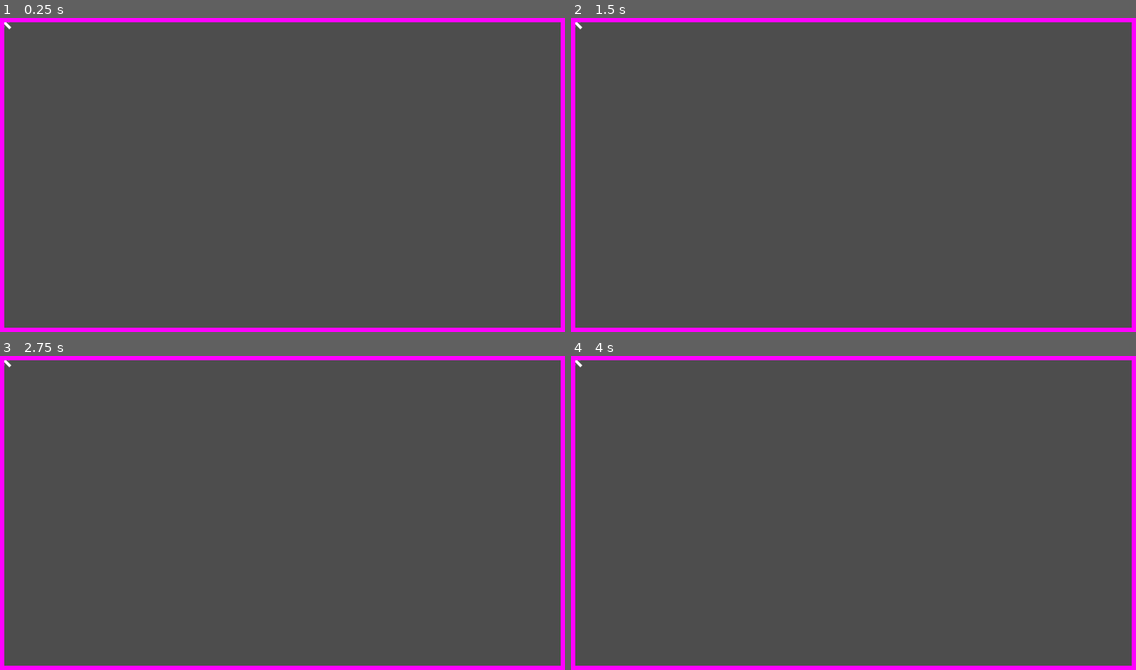
Above: before the commit, frames 1-4 (two rows, left to right).
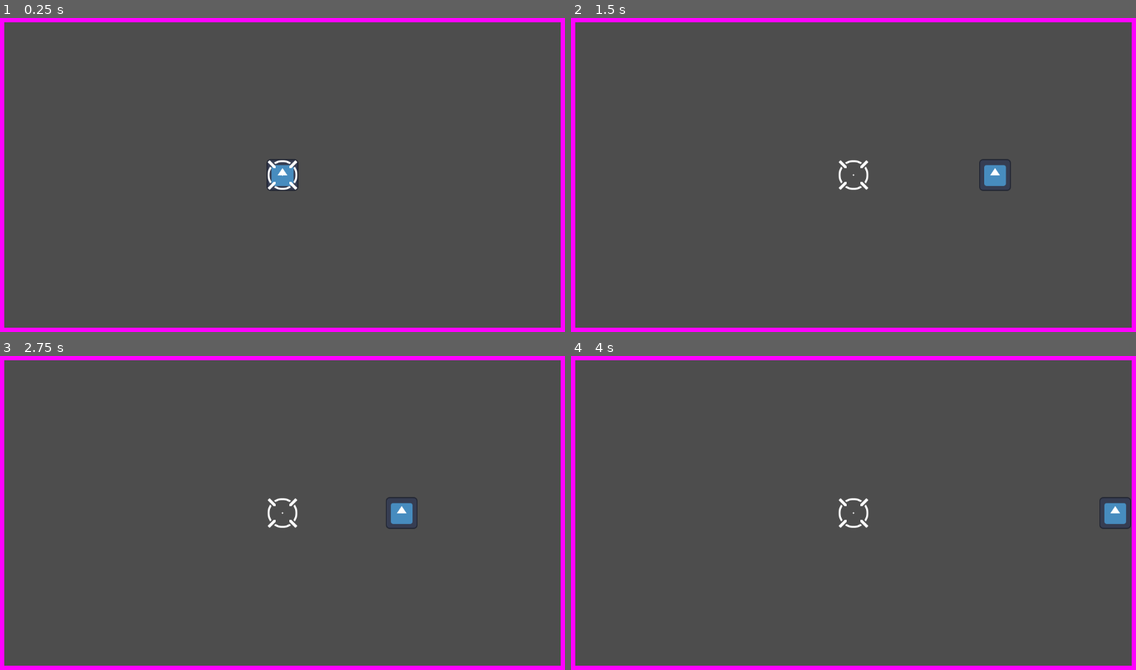
Above: after the commit, the same moments.

Repository: Fox-Alpha/Godot-4-Roguelike-Multiplayer
Game: Godot game, scene res://main.tscn
The game is run twice, just before and just after one commit, with the same random seed, the same clock (stepped at 60 frames per second) and the same inputs. The engine's default icon, where the game draws it, is replaced by a stand-in: a white triangle on a blue panel in a dark square.
Inputs:
- Up to frame 1 (0.25 s): no input
- Up to frame 2 (1.5 s): tap Enter (ui_accept) at 0.5, 0.77 s; hold Right (ui_right) from 0.53 s (still down)
- Up to frame 3 (2.75 s): tap Enter (ui_accept) at 1.52 s; release Right (ui_right) at 2.03 s; hold Left (ui_left) from 2.03 s (still down)
- Up to frame 4 (4 s): release Left (ui_left) at 2.78 s; hold Right (ui_right) from 2.78 s (still down); tap Enter (ui_accept) at 3.02, 3.77 s

The runs differ from the first frame. In frame 1, 0.5% of the frame differs, in the area x 0-53%, y 1-56%; in frame 2, 0.5%; in frame 3, 0.5%, in the area x 0-74%, y 1-56%; in frame 4, 0.5%.

Commit message:
Add: Script for crosshaircenter

Diff:
--- /dev/null
+++ b/2-prototype-projects/prot_godot_4_3_dev1/centernode2d.gd
@@ -0,0 +1,12 @@
+extends Node2D
+
+
+# Called when the node enters the scene tree for the first time.
+func _ready():
+	global_position = get_tree().current_scene.get_viewport().get_visible_rect().get_center()
+	pass # Replace with function body.
+
+
+# Called every frame. 'delta' is the elapsed time since the previous frame.
+func _process(delta):
+	pass
--- a/2-prototype-projects/prot_godot_4_3_dev1/main.tscn
+++ b/2-prototype-projects/prot_godot_4_3_dev1/main.tscn
@@ -1,6 +1,6 @@
 [gd_scene load_steps=6 format=3 uid="uid://bua6sjds2wsuc"]
 
-[ext_resource type="Script" path="res://Camera2D.gd" id="1_7vgyp"]
+[ext_resource type="Script" path="res://centernode2d.gd" id="1_7vgyp"]
 [ext_resource type="PackedScene" uid="uid://lr4rftp7irym" path="res://player_2d.tscn" id="1_qk5qg"]
 [ext_resource type="Texture2D" uid="uid://6yk3kt1wptxy" path="res://crosshair094.png" id="2_0tjfq"]
 [ext_resource type="PackedScene" uid="uid://jxpy0gxflxqp" path="res://wall.tscn" id="2_2gr21"]
@@ -9,7 +9,6 @@
 [node name="Main" type="Node2D"]
 
 [node name="Player2D" parent="." instance=ExtResource("1_qk5qg")]
-visible = false
 
 [node name="Crosshair094" type="Sprite2D" parent="."]
 scale = Vector2(0.5, 0.5)
